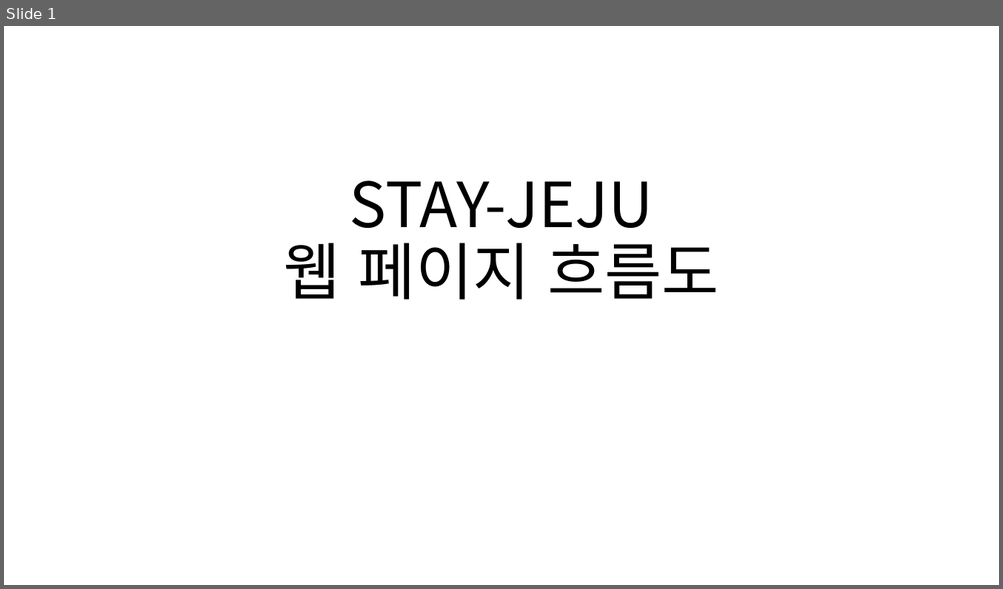
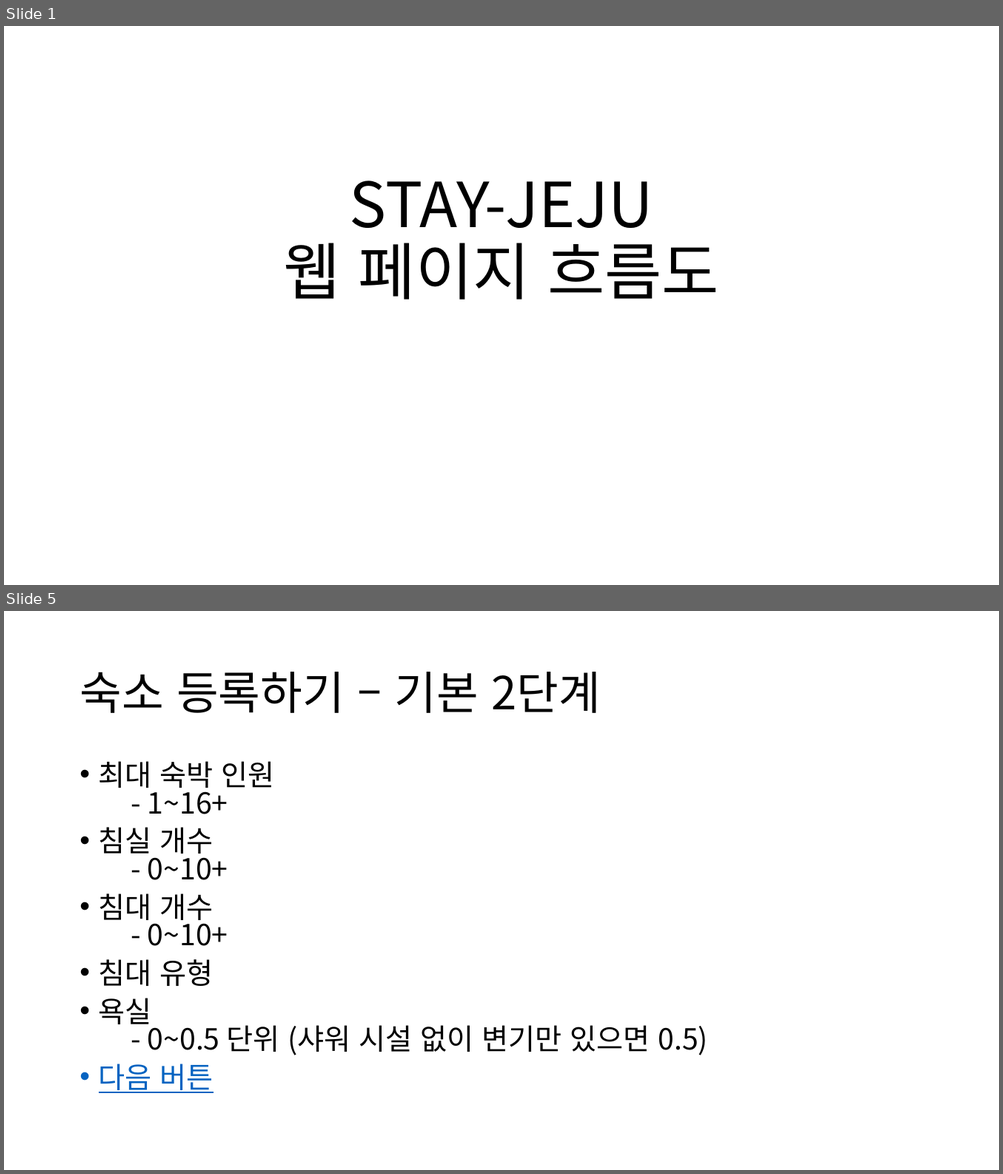
Before and after one commit to chyoojun/stay-jeju, a slide deck: doc/웹 페이지 흐름도.pptx. Shown one above the other, each under a label of ours: slide 1 before the commit, slides 1 and 5 after it; the slides between them are not shown. The pictures are 1003x589 and 1003x1174 pixels, drawn with LibreOffice and Linux fonts; fonts in the diff are those of the drawing. Boxes give left, top, right and bottom in pixels: in the first picture for what was removed or moved away, otherwise in the second. Text is boxed around its words. In the diff, an @@ line names an element or a change of style, - is before the commit and + after.

```diff
--- a/doc/웹 페이지 흐름도.pptx
+++ b/doc/웹 페이지 흐름도.pptx
@@ slide 5 added at (4, 611, 999, 1170), background #FFFFFF @@
@@ title added at (79, 672, 600, 713), 44 pt, text #000000 @@
+숙소 등록하기 – 기본 2단계
@@ text added at (99, 761, 708, 1093), 28 pt, text #000000 @@
+• 최대 숙박 인원
+  - 1~16+
+• 침실 개수
+  - 0~10+
+• 침대 개수
+  - 0~10+
+• 침대 유형
+• 욕실
+  - 0~0.5 단위 (샤워 시설 없이 변기만 있으면 0.5)
+• 다음 버튼
```
Also in this commit, not shown: 14 other slides added, 1 slide removed.
